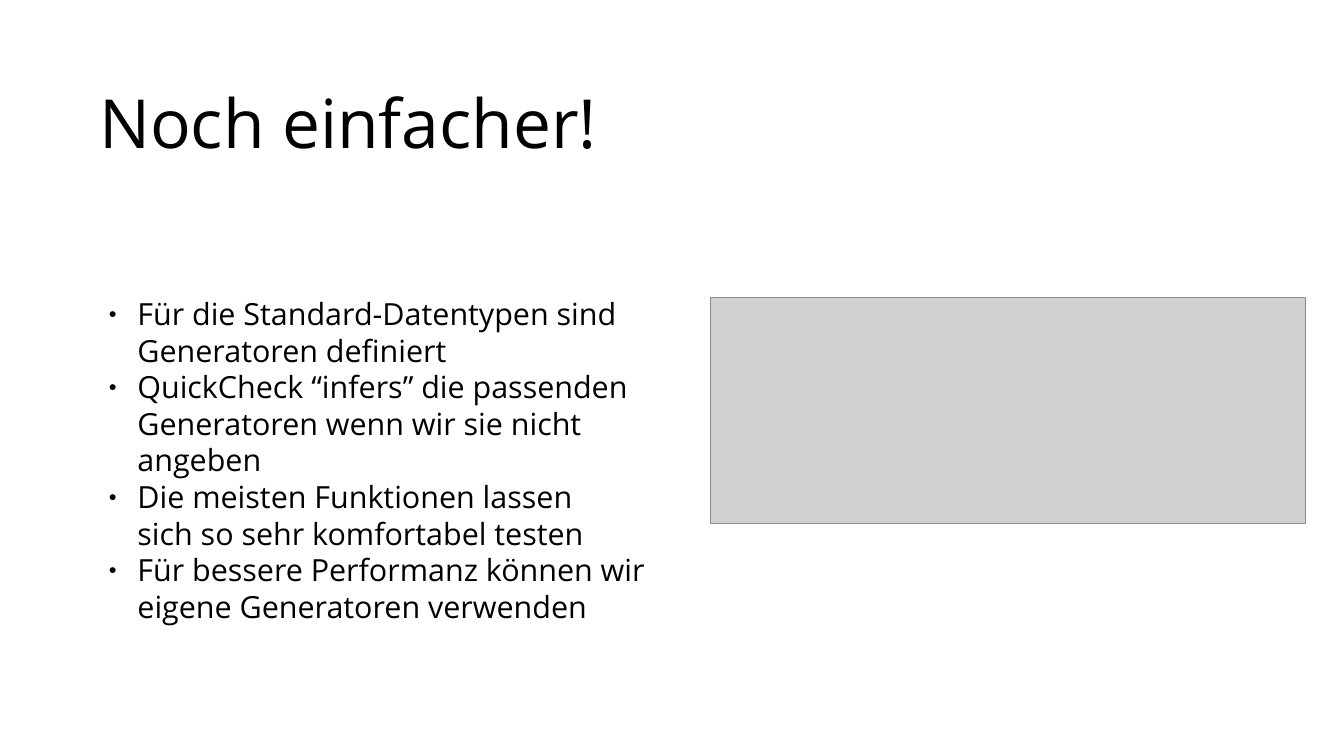
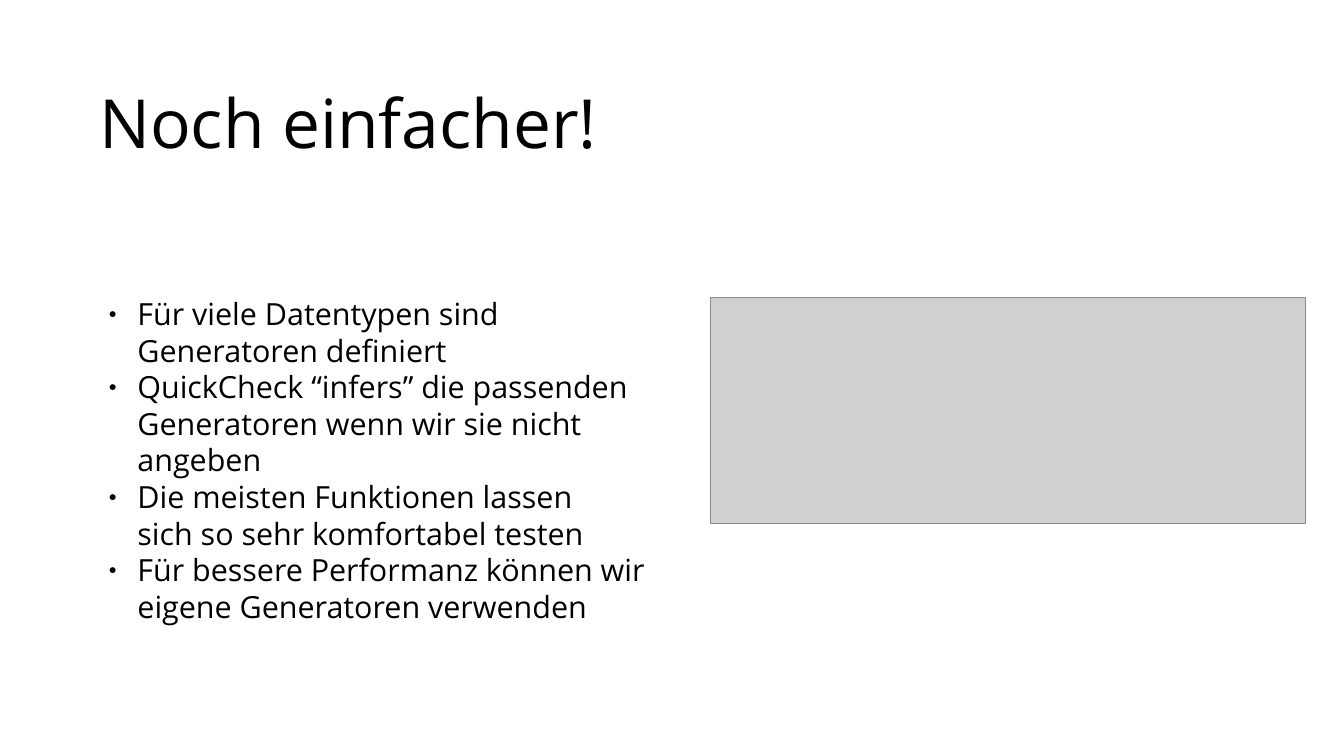
Before and after one commit to MoritzGoeckel/QuickCheck_Experiments, a slide deck: slide 11 of Praesentation.odp. Drawn at 1344x756 pixels with LibreOffice and Linux fonts; fonts in the diff are those of the drawing; grey boxes stand for pictures. Boxes give left, top, right and bottom in pixels: in the first picture for what was removed or moved away, otherwise in the second. Text is boxed around its words. In the diff, an @@ line names an element or a change of style, - is before the commit and + after.

```diff
--- a/Praesentation.odp
+++ b/Praesentation.odp
@@ text at <box>137,302,499,363</box>: text changed @@
-● Für die Standard-Datentypen sind
-  Generatoren definiert
+● Für viele Datentypen sind
+  Generatoren definiert
```
Also in this commit, not shown: 2 other slides changed, 4 slides added, 1 slide removed, 2 other files.
